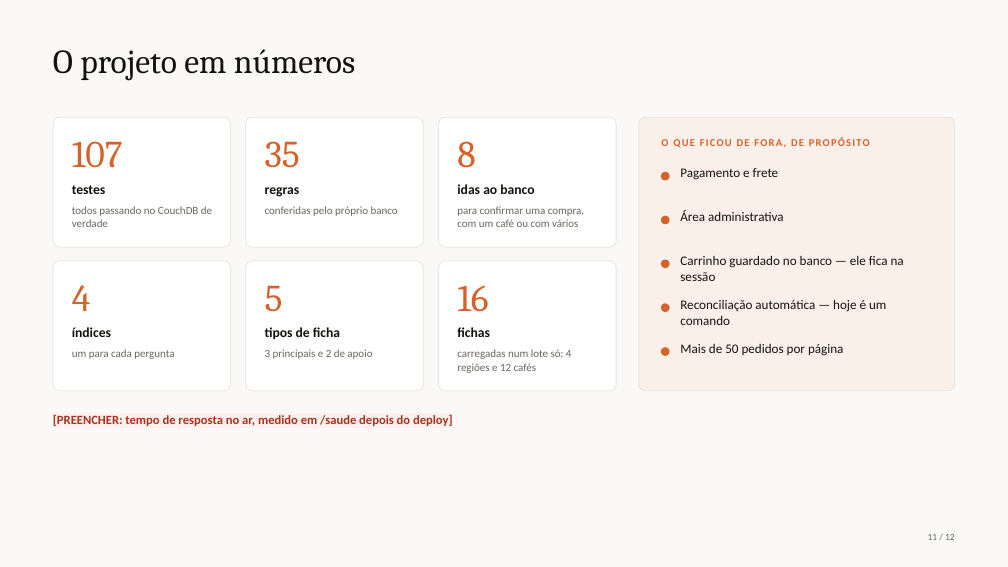
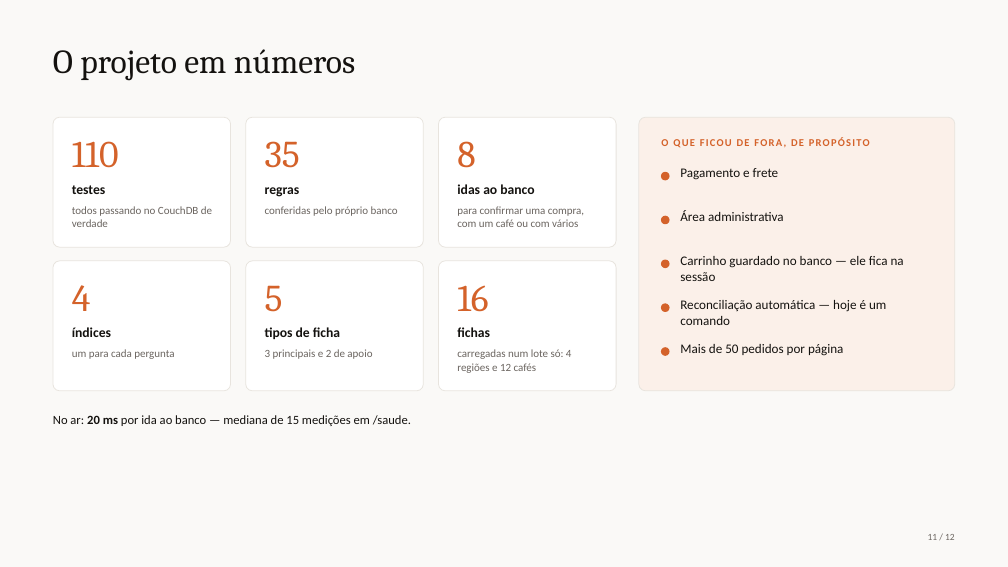
Before and after one commit to lipefurlan/projeto-nivaldo-nosql, a slide deck: slide 11 of public/static/Torra_e_Terra_NoSQL.pptx. Drawn at 1008x567 pixels with LibreOffice and Linux fonts; fonts in the diff are those of the drawing. Boxes give left, top, right and bottom in pixels: in the first picture for what was removed or moved away, otherwise in the second. Text is boxed around its words. In the diff, an @@ line names an element or a change of style, - is before the commit and + after.

```diff
--- a/public/static/Torra_e_Terra_NoSQL.pptx
+++ b/public/static/Torra_e_Terra_NoSQL.pptx
@@ text at [72,141,119,168]: text changed @@
-107
+110
@@ text at [53,415,411,426]: text changed; text colour #A8321F to #14120F; bold off @@
-[PREENCHER: tempo de resposta no ar, medido em /saude depois do deploy]
+No ar: 20 ms por ida ao banco — mediana de 15 medições em /saude.
```
Also in this commit, not shown: 5 other slides changed, 1 other file.
